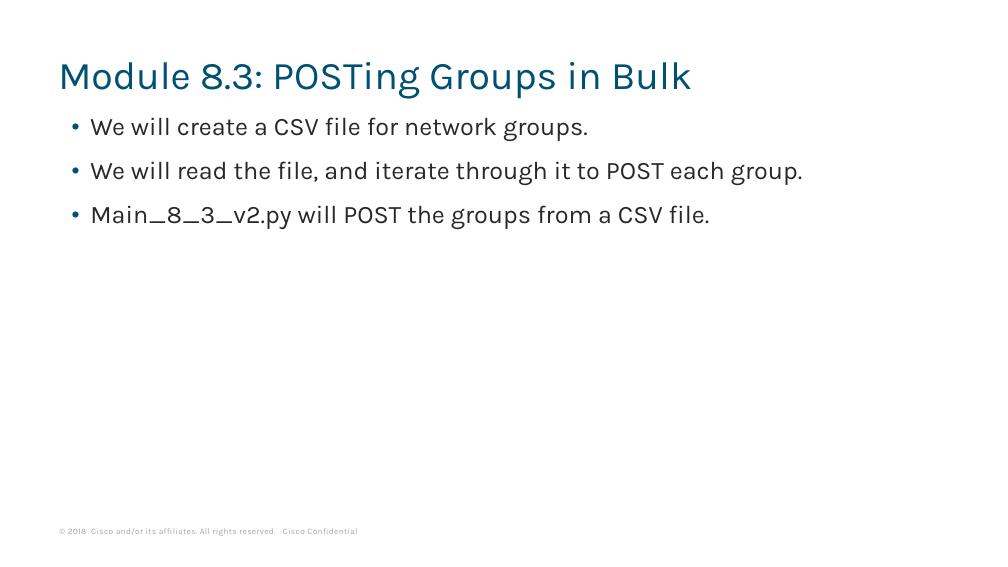
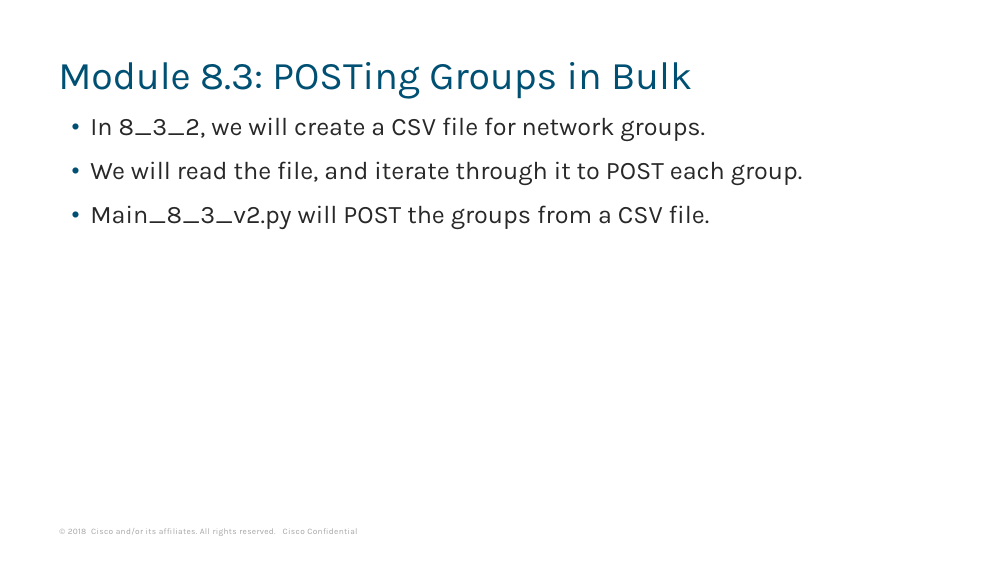
Before and after one commit to rclenden/FMCAPI, a slide deck: slide 88 of Docs/FMC API Programming with Python v1.2.pptx. Drawn at 1008x567 pixels with LibreOffice and Linux fonts; fonts in the diff are those of the drawing. Boxes give left, top, right and bottom in pixels: in the first picture for what was removed or moved away, otherwise in the second. Text is boxed around its words. In the diff, an @@ line names an element or a change of style, - is before the commit and + after.

```diff
--- a/Docs/FMC API Programming with Python v1.2.pptx
+++ b/Docs/FMC API Programming with Python v1.2.pptx
@@ text at (x1=90, y1=117, x2=705, y2=141): text changed @@
-• We will create a CSV file for network groups.
+• In 8_3_2, we will create a CSV file for network groups.
```
Also in this commit, not shown: 2 other slides changed, 1 slide added, 2 other files.
